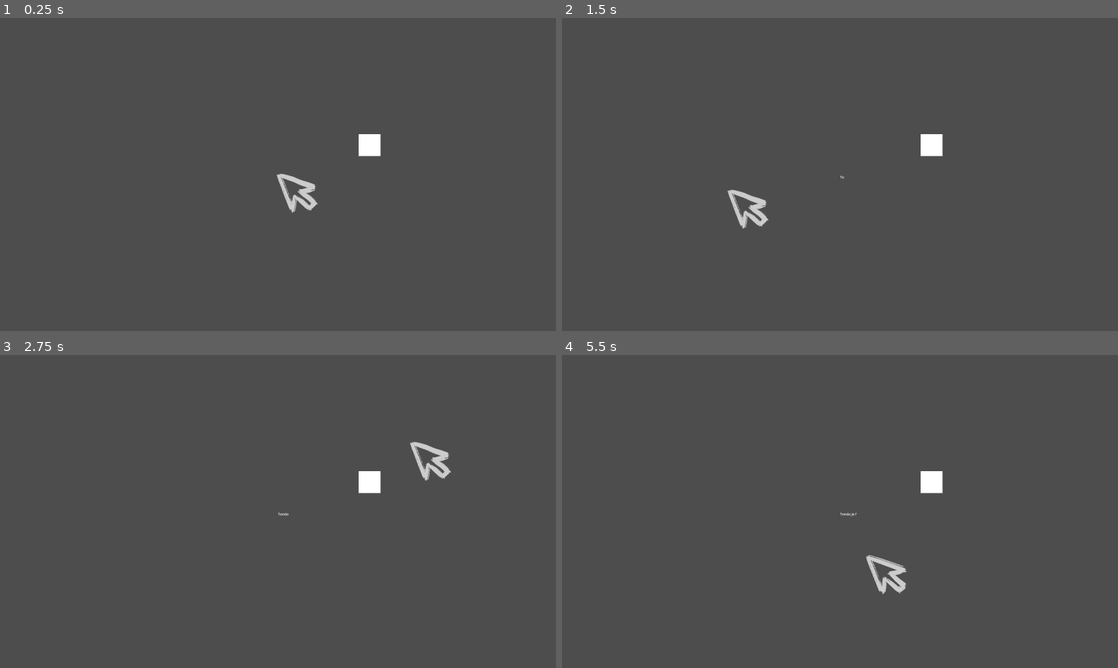
Above: before the commit, frames 1-4 (two rows, left to right).
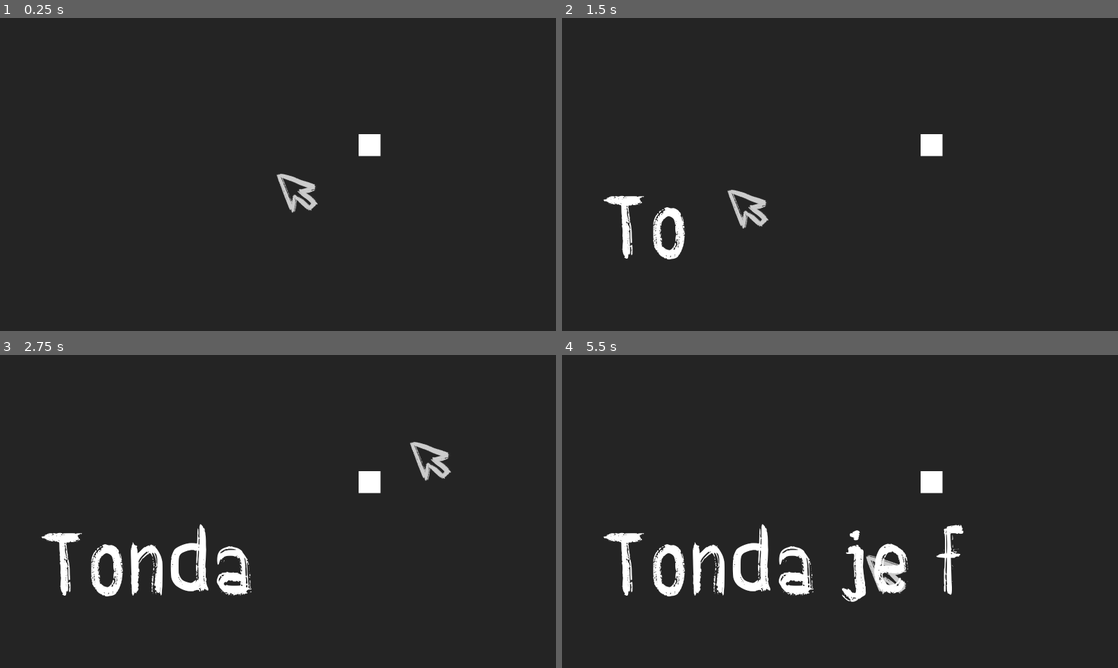
Above: after the commit, the same moments.

Repository: Floxicek/TurnMeOn-PGJ
Game: Godot game, scene res://scenes/test_david.tscn
Two runs of this game, one before a commit and one after it. Both use one fixed random seed, a clock stepped at 60 frames per second and the inputs below.
Inputs (mouse positions are in pixels of both pictures, inside the frame that each line leads up to):
- Up to frame 1 (0.25 s): no input
- Up to frame 2 (1.5 s): move the mouse to (962, 158) at 0.52 s; hold D (RIGHT) 0.53-1.28 s; tap K (START_KEYBOARD_CONTROL) at 0.6, 1.35 s; move the mouse to (728, 190) at 1.27 s; hold S (DOWN) from 1.28 s (still down)
- Up to frame 3 (2.75 s): move the mouse to (333, 442) at 2.02 s; release S (DOWN) at 2.03 s; hold D (RIGHT) from 2.03 s (still down); tap K (START_KEYBOARD_CONTROL) at 2.1 s
- Up to frame 4 (5.5 s): move the mouse to (812, 574) at 2.77 s; release D (RIGHT) at 2.78 s; hold W (UP) 2.78-3.53 s; tap K (START_KEYBOARD_CONTROL) every 0.75 s from 2.85 to 5.1 s; tap Enter at 3.5 s; move the mouse to (1006, 558) at 3.52 s; hold A (LEFT) 3.53-5.03 s; move the mouse to (673, 464) at 4.27 s; move the mouse to (867, 511) at 5.02 s; hold S (DOWN) from 5.03 s (still down)

The runs differ from the first frame. In frame 1, 99% of the frame differs, in the area x 0-100%, y 0-100%; in frame 2, 99%; in frame 3, 99%; in frame 4, 99%.

Commit message:
Fix view

Diff:
--- a/autoload/transition/transition.tscn
+++ b/autoload/transition/transition.tscn
@@ -266,7 +266,7 @@
 script = ExtResource("1_rsv86")
 
 [node name="AnimatedSprite2D" type="AnimatedSprite2D" parent="."]
-modulate = Color(0.8, 0.8, 0.8, 1)
+modulate = Color(0.141176, 0.141176, 0.141176, 1)
 position = Vector2(1280, 719)
 sprite_frames = SubResource("SpriteFrames_qfybm")
 animation = &"transition"
--- a/example/from.tscn
+++ b/example/from.tscn
@@ -1,6 +1,7 @@
-[gd_scene load_steps=2 format=3 uid="uid://dnwq4qbexyx0i"]
+[gd_scene load_steps=3 format=3 uid="uid://dnwq4qbexyx0i"]
 
 [ext_resource type="Script" path="res://example/from.gd" id="1_1elyj"]
+[ext_resource type="FontFile" uid="uid://b0mqrvh2k3iw5" path="res://assets/fonts/Julinkafont-Regular.ttf" id="2_4s1ei"]
 
 [node name="From" type="Node2D"]
 script = ExtResource("1_1elyj")
@@ -17,6 +18,8 @@
 offset_bottom = 1007.0
 grow_horizontal = 2
 grow_vertical = 2
+theme_override_fonts/font = ExtResource("2_4s1ei")
+theme_override_font_sizes/font_size = 101
 text = "Change scene"
 
 [connection signal="pressed" from="Button" to="." method="_on_button_pressed"]
--- a/project.godot
+++ b/project.godot
@@ -24,7 +24,6 @@
 window/size/viewport_width=2560
 window/size/viewport_height=1440
 window/stretch/mode="viewport"
-window/stretch/aspect="expand"
 
 [input]
 
@@ -58,3 +57,4 @@
 
 renderer/rendering_method="gl_compatibility"
 renderer/rendering_method.mobile="gl_compatibility"
+environment/defaults/default_clear_color=Color(0.141176, 0.141176, 0.141176, 1)
--- a/scenes/test_david.tscn
+++ b/scenes/test_david.tscn
@@ -30,6 +30,7 @@
 shape = SubResource("RectangleShape2D_2ddp3")
 
 [node name="Text_displayer" parent="." instance=ExtResource("5_4xns7")]
+position = Vector2(-1111, 57)
 
 [connection signal="area_entered" from="Random rect" to="Random rect" method="_on_area_entered"]
 [connection signal="area_exited" from="Random rect" to="Random rect" method="_on_area_exited"]
--- a/scenes/text_displayer.tscn
+++ b/scenes/text_displayer.tscn
@@ -1,6 +1,7 @@
-[gd_scene load_steps=2 format=3 uid="uid://ccv4uqgxpmmnx"]
+[gd_scene load_steps=3 format=3 uid="uid://b4jp3dqn5jrbi"]
 
 [ext_resource type="Script" path="res://scripts/text_display.gd" id="1_85cyt"]
+[ext_resource type="Theme" uid="uid://73qrmdmoxyfa" path="res://theme.tres" id="2_3a0ts"]
 
 [node name="Text_displayer" type="Node2D"]
 script = ExtResource("1_85cyt")
@@ -10,6 +11,9 @@
 [node name="Label" type="Label" parent="."]
 offset_right = 40.0
 offset_bottom = 23.0
+theme = ExtResource("2_3a0ts")
+theme_override_font_sizes/font_size = 361
+text = "asda"
 
 [node name="Next_letter_timer" type="Timer" parent="."]
 wait_time = 0.05
--- a/scripts/main.gd
+++ b/scripts/main.gd
@@ -3,7 +3,7 @@
 
 # Called when the node enters the scene tree for the first time.
 func _ready() -> void:
-	pass # Replace with function body.
+	Input.set_mouse_mode(Input.MOUSE_MODE_HIDDEN)
 
 
 # Called every frame. 'delta' is the elapsed time since the previous frame.
--- /dev/null
+++ b/theme.tres
@@ -0,0 +1,6 @@
+[gd_resource type="Theme" load_steps=2 format=3 uid="uid://73qrmdmoxyfa"]
+
+[ext_resource type="FontFile" uid="uid://b0mqrvh2k3iw5" path="res://assets/fonts/Julinkafont-Regular.ttf" id="1_3k6cl"]
+
+[resource]
+default_font = ExtResource("1_3k6cl")
Not shown: 1 places in scenes/test_david.tscn that only renumber resources
Not shown: 1 places in scenes/test_tonda.tscn that only renumber resources
